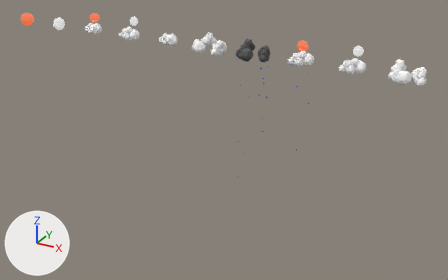
The glTF model public/models/weather.glb: old version first, new version second.
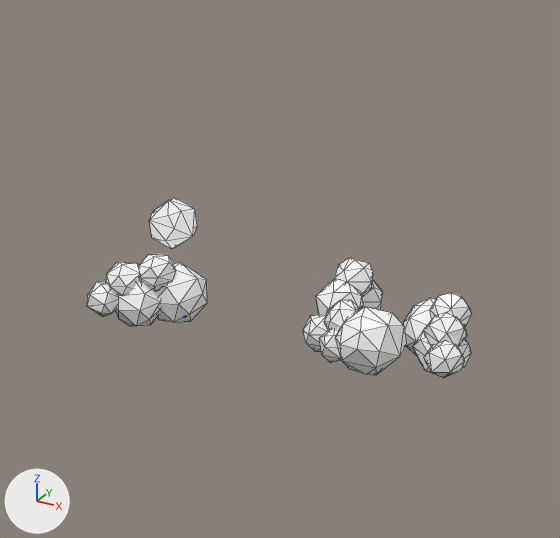
The first picture shows the older version from a camera (50 mm lens) standing at (6.19, -10.63, 3.31) and looking at (0.14, 0.36, -2.19). The close-ups show both versions on the part from 71% to 100% of the width and 0% to 44% of the height of that picture; other places that the commit changed are outside them. The axes (+X, +Y, +Z) are drawn at lower left. The lights are the same throughout. Both versions are drawn at frame 200 of the action '10d'; the numbers are the values there. The close-ups show mesh edges as thin lines. Vertices at the same position are counted once.

Script lines for the objects in view, before the commit:
```python
me_icosphere_045 = bpy.data.meshes.new('Icosphere.045')
me_icosphere_045.from_pydata(...)  # 109 vertices, 198 faces; spans x -0.152..0.12, y -0.248..0.244, z -0.146..0.166
me_icosphere_045.materials.append(mat_cloud_white_009)  # white #ffffff
me_icosphere_046 = bpy.data.meshes.new('Icosphere.046')
me_icosphere_046.from_pydata(...)  # 18 vertices, 32 faces; spans x -0.104..0.104, y -0.099..0.099, z -0.099..0.099
me_icosphere_046.materials.append(mat_moon_004)  # grey #9c9c9c
me_icosphere_048 = bpy.data.meshes.new('Icosphere.048')
me_icosphere_048.from_pydata(...)  # 261 vertices, 474 faces; spans x -0.364..0.382, y -0.347..0.318, z -0.182..0.208
me_icosphere_048.materials.append(mat_cloud_white_010)  # white #ffffff
ob_10n = bpy.data.objects.new('10n', me_icosphere_045)
ob_10n.location = (3.0, 0.0, 0.0)
ob_10n.rotation_euler = (0.0, 0.0, -1.231)  # degrees (0, 0, -71)
ob_13 = bpy.data.objects.new('13', me_icosphere_048)
ob_13.location = (4.0, 0.0, 0.0)
ob_13.rotation_euler = (0.0, 0.0, -1.231)  # degrees (0, 0, -71)
ob_moon_004 = bpy.data.objects.new('moon.004', me_icosphere_046)
ob_moon_004.parent = ob_10n
ob_moon_004.location = (-0.087, 0.08, 0.27)
ob_moon_004.scale = (1.01, 1.01, 1.01)
```
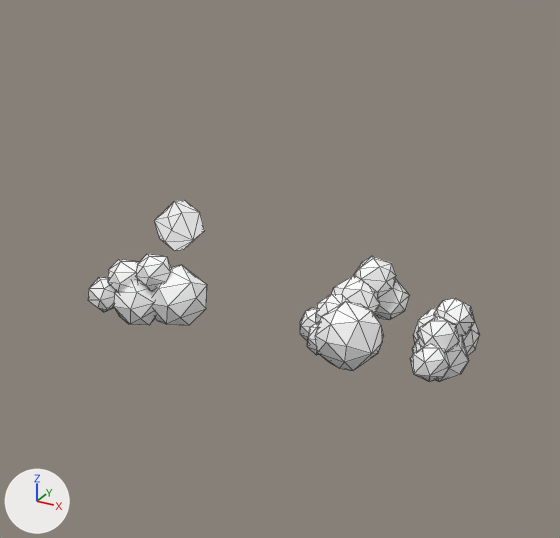
Scene script edits in JSON lines:
```json
{"block": "me_icosphere_048", "where": "# used by ob_13; location = (4.0, 0.0, 0.0); rotation_euler = (0.0, 0.0, -1.231), in degrees (0, 0, -71)"}
{"op": "remove", "block": "me_icosphere_048", "code": "me_icosphere_048.from_pydata(...)  # 261 vertices, 474 faces; spans x -0.364..0.382, y -0.347..0.318, z -0.182..0.208"}
{"op": "add", "block": "me_icosphere_048", "code": "me_icosphere_048.from_pydata(...)  # 264 vertices, 480 faces; spans x -0.364..0.382, y -0.347..0.318, z -0.182..0.208"}
{"block": "me_icosphere_048", "change": "me_icosphere_048 part 1: 1 vertex moved from x 0.006, y 0.179, z 0.041 to x 0.023, y 0.198, z 0.042; 11 vertices removed from x -0.216..0.025, y 0.193..0.297, z -0.119..0.092; 12 vertices added at x -0.186..0.023, y 0.189..0.302, z -0.127..0.095"}
{"block": "me_icosphere_048", "change": "me_icosphere_048 part 2: 1 vertex removed from x 0.112, y 0.162, z -0.102; 2 vertices added at x 0.089..0.114, y 0.135..0.197, z -0.108..-0.103"}
{"block": "me_icosphere_048", "change": "me_icosphere_048 part 3: 1 vertex removed from x -0.16, y -0.288, z 0.065; 2 vertices added at x -0.161..-0.159, y -0.289..-0.278, z 0.029..0.081"}
{"op": "set", "path": "ob_10n.rotation_euler", "old": "(0.0, 0.0, -1.231)", "new": "(0.0, 0.0, -1.571)", "note": "degrees (0, 0, -71) -> degrees (0, 0, -90)"}
{"op": "set", "path": "ob_13.rotation_euler", "old": "(0.0, 0.0, -1.231)", "new": "(0.0, 0.0, -1.561)", "note": "degrees (0, 0, -71) -> degrees (0, 0, -89)"}
```

Boxes (x1, y1, x2, y2) around the edits, measured in the close-ups (560 x 538 px; the box of a moved part takes in the faces that stretch with it):
```json
{"object": "13", "change": "reshaped, turned", "before": [303, 257, 472, 378], "after": [300, 256, 480, 382]}
{"object": "10n", "change": "turned", "before": [87, 254, 207, 326], "after": [88, 254, 207, 326]}
{"object": "moon.004", "change": "turned", "before": [149, 198, 197, 249], "after": [154, 200, 205, 251]}
{"part": 1, "of": "me_icosphere_048", "change": "moved or reshaped", "before": [430, 293, 472, 338], "after": [437, 298, 480, 356]}
{"part": 2, "of": "me_icosphere_048", "change": "moved or reshaped", "before": [413, 340, 432, 373], "after": [412, 342, 443, 382]}
{"part": 3, "of": "me_icosphere_048", "change": "moved or reshaped", "before": [316, 279, 334, 314], "after": [332, 276, 352, 295]}
```
